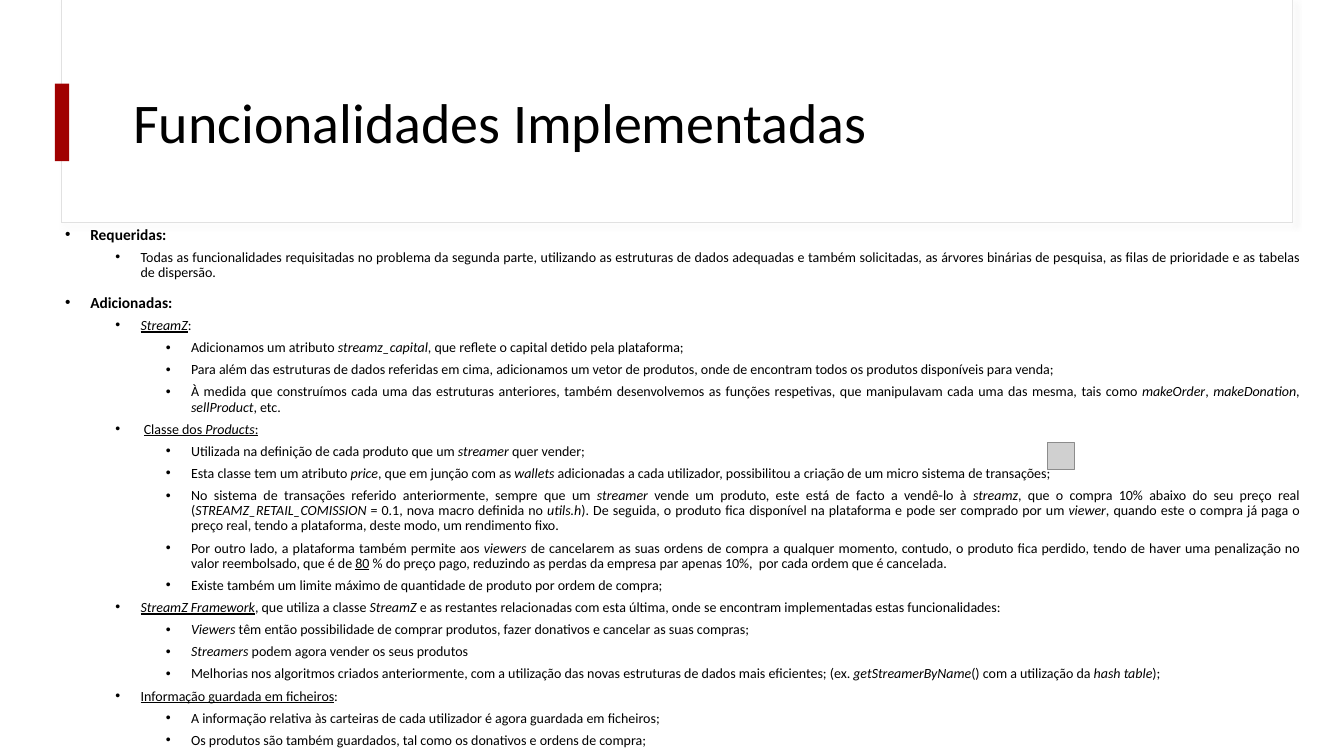
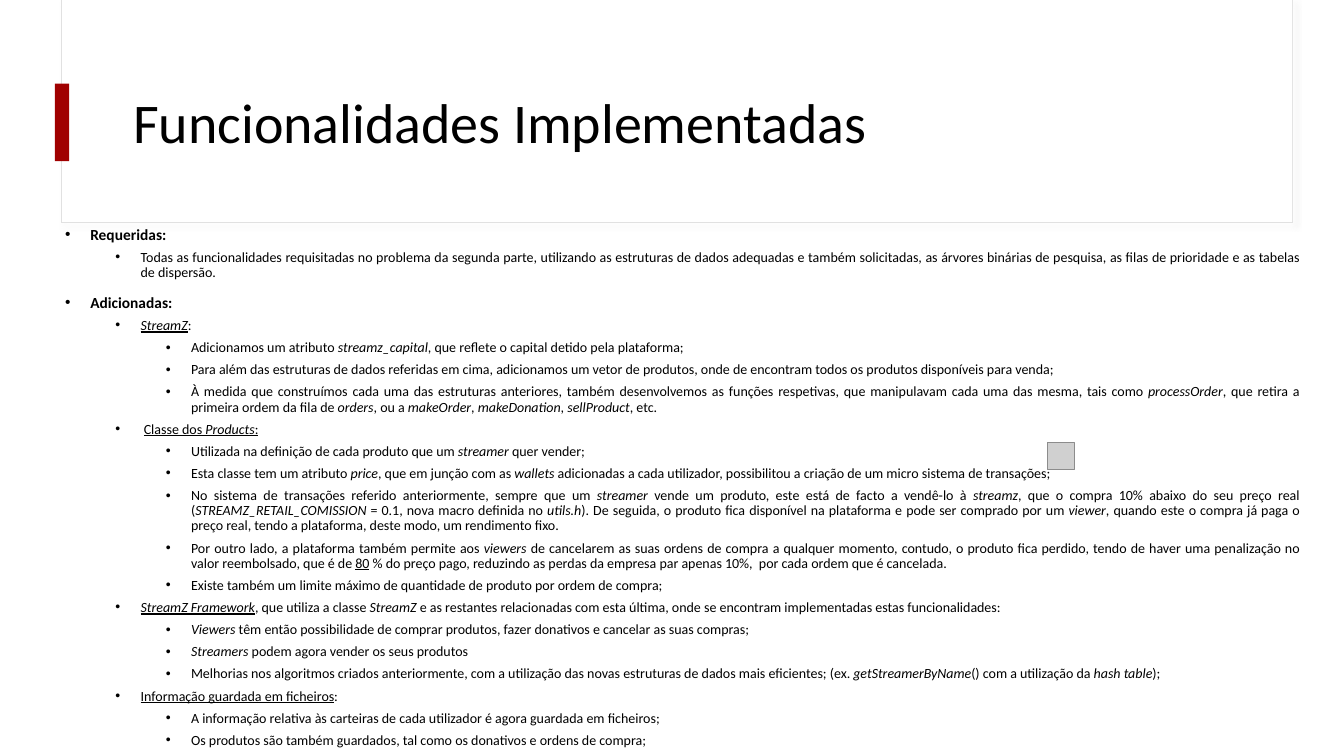
Before and after one commit to lucascalvet/2020_21_AEDA_StreamZ, a slide deck: slide 7 of StreamZ_presentation (part 2).pptx. Drawn at 1344x756 pixels with LibreOffice and Linux fonts; fonts in the diff are those of the drawing; grey boxes stand for pictures. Boxes give left, top, right and bottom in pixels: in the first picture for what was removed or moved away, otherwise in the second. Text is boxed around its words. In the diff, an @@ line names an element or a change of style, - is before the commit and + after.

```diff
--- a/StreamZ_presentation (part 2).pptx
+++ b/StreamZ_presentation (part 2).pptx
@@ text at <box>191,385,1300,415</box>: text changed @@
-    • À medida que construímos cada uma das estruturas anteriores, também desenvolvemos as funções respetivas, que manipulavam cada uma das mesma, tais como makeOrder, makeDonation, sellProduct, etc.
+    • À medida que construímos cada uma das estruturas anteriores, também desenvolvemos as funções respetivas, que manipulavam cada uma das mesma, tais como processOrder, que retira a primeira ordem da fila de orders, ou a makeOrder, makeDonation, sellProduct, etc.
```
Also in this commit, not shown: 4 other files.
